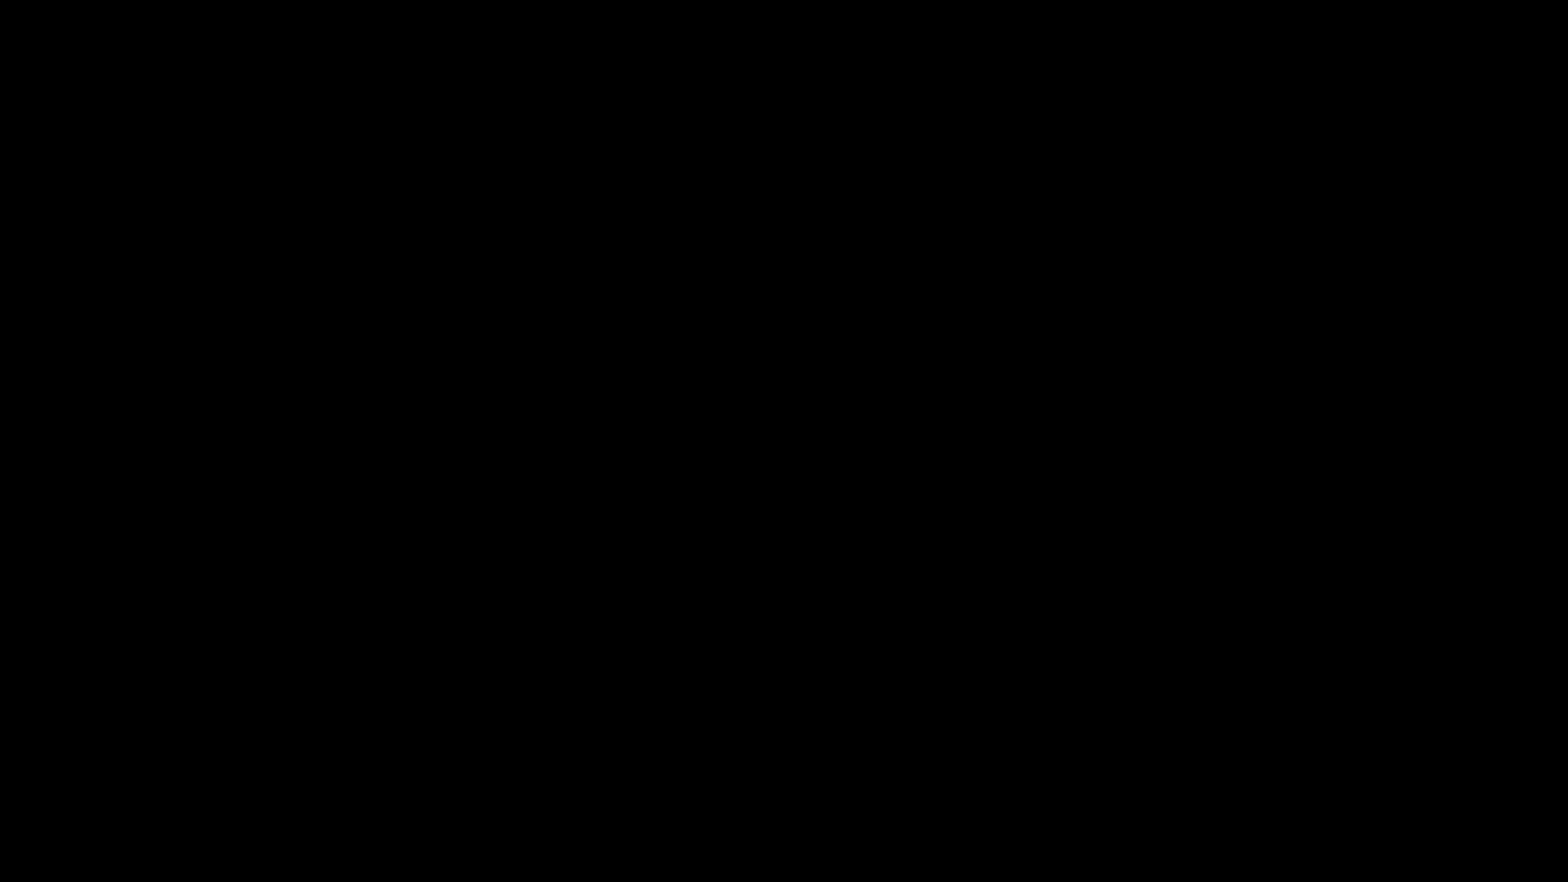
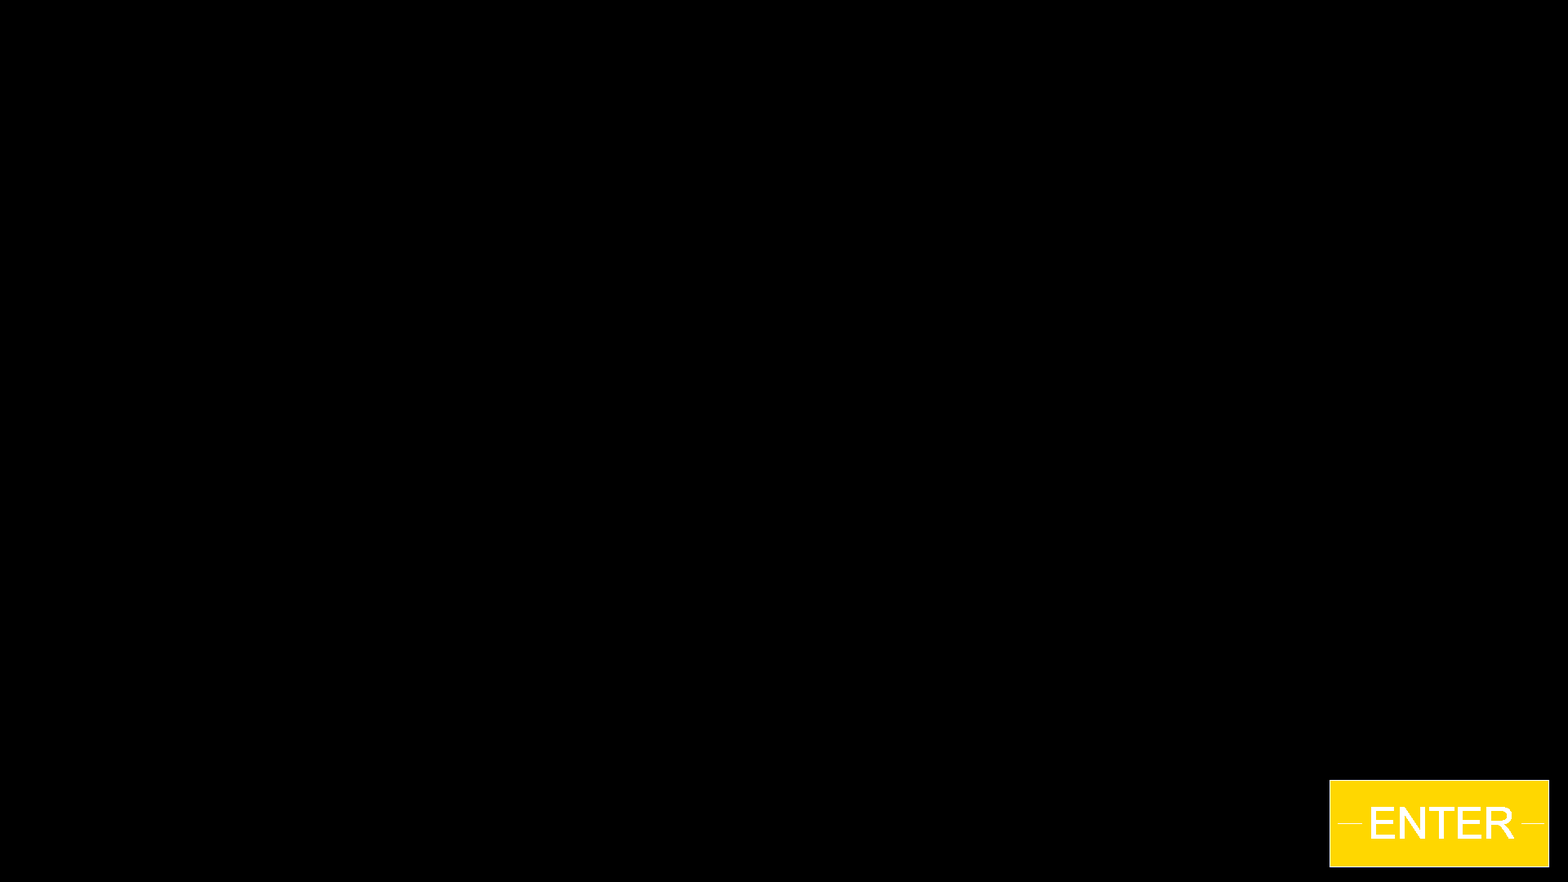
Layer changes from the first 1568 × 882 image to the second:
added layer "ENTER.xcf copy" above "Drop Shadow" over [1329, 779, 1551, 869]